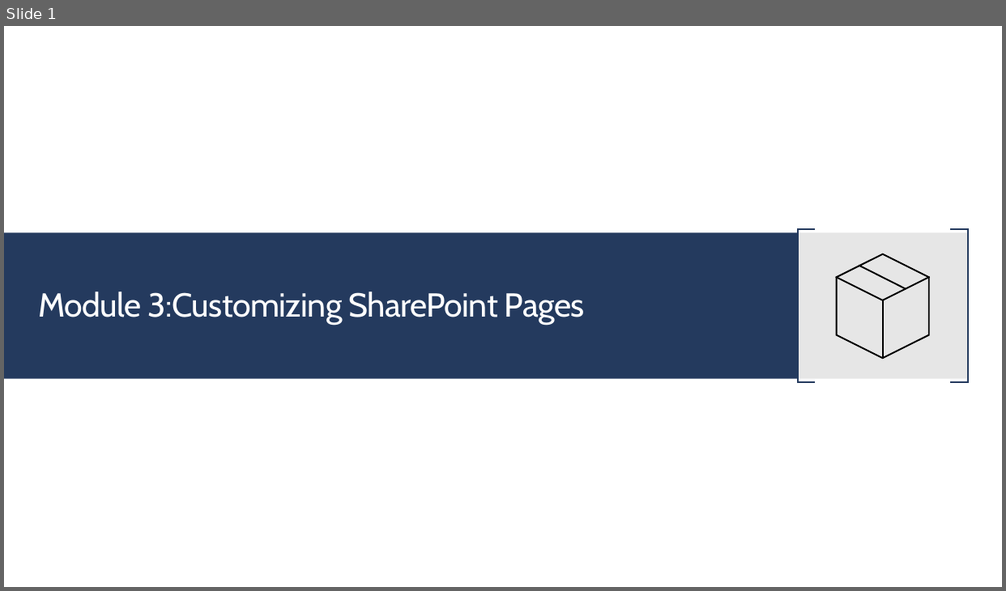
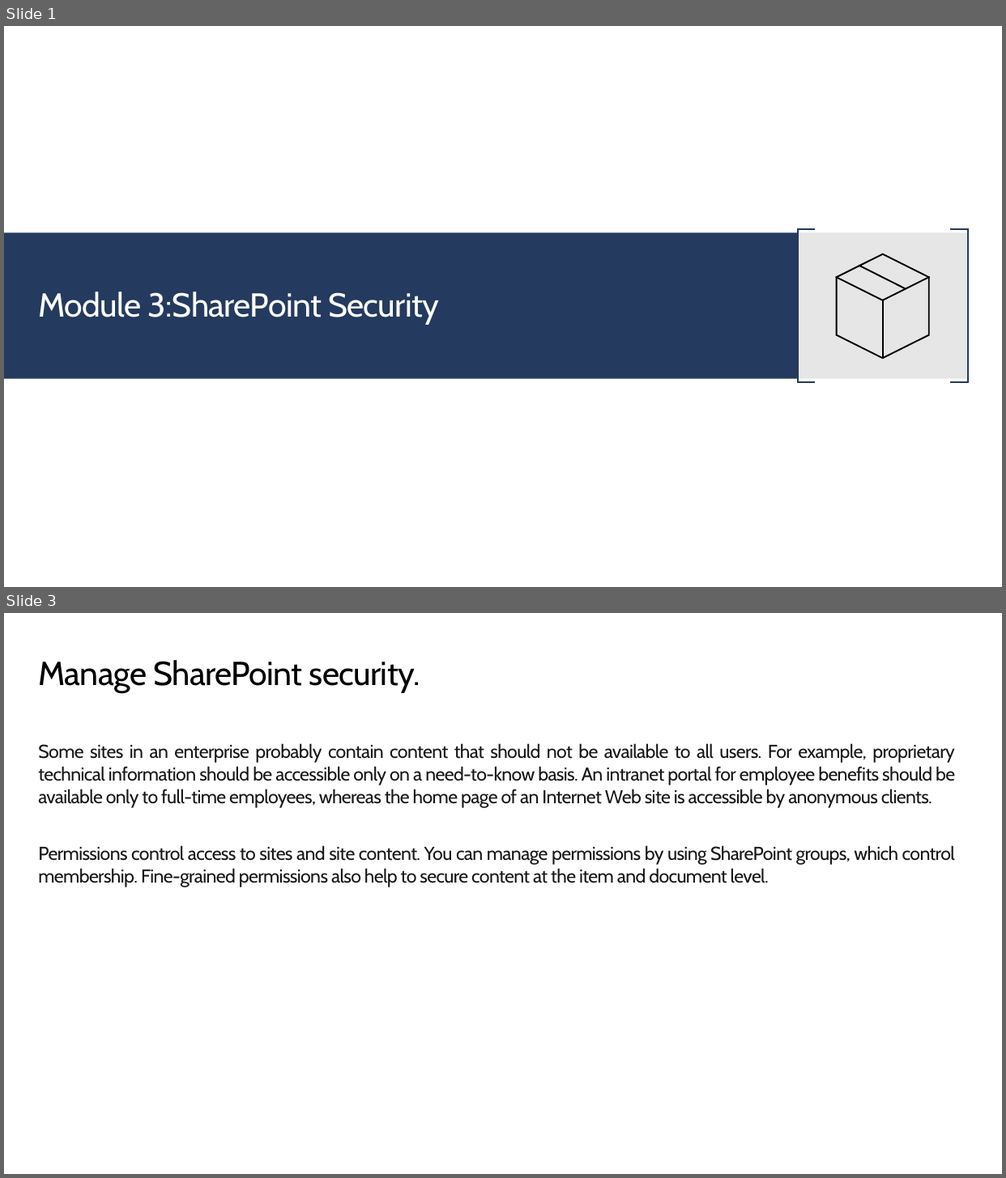
Before and after one commit to JPOWER4/SharePoint-2019-Training, a slide deck: Microsoft SharePoint 2019 Module 3.pptx. Shown one above the other, each under a label of ours: slide 1 before the commit, slides 1 and 3 after it; the slides between them are not shown. The pictures are 1006x591 and 1006x1178 pixels, drawn with LibreOffice and Linux fonts; fonts in the diff are those of the drawing. Boxes give left, top, right and bottom in pixels: in the first picture for what was removed or moved away, otherwise in the second. Text is boxed around its words. In the diff, an @@ line names an element or a change of style, - is before the commit and + after.

```diff
--- a/Microsoft SharePoint 2019 Module 3.pptx
+++ b/Microsoft SharePoint 2019 Module 3.pptx
@@ slide 3 added at (x1=4, y1=613, x2=1002, y2=1174), background #FFFFFF @@
@@ title added at (x1=38, y1=660, x2=420, y2=693), 32 pt, text #000000 @@
+Manage SharePoint security.
@@ text added at (x1=38, y1=743, x2=955, y2=888), 18 pt, text #161616 @@
+Some sites in an enterprise probably contain content that should not be available to all users. For example, proprietary technical information should be accessible only on a need-to-know basis. An intranet portal for employee benefits should be available only to full-time employees, whereas the home page of an Internet Web site is accessible by anonymous clients.
+Permissions control access to sites and site content. You can manage permissions by using SharePoint groups, which control membership. Fine-grained permissions also help to secure content at the item and document level.
@@ slide 1 changed as well @@
@@ title at (x1=38, y1=292, x2=439, y2=325): text changed @@
-Module 3:Customizing SharePoint Pages
+Module 3:SharePoint Security
```
Also in this commit, not shown: 5 other slides added, 3 slides removed, 16 other files.
